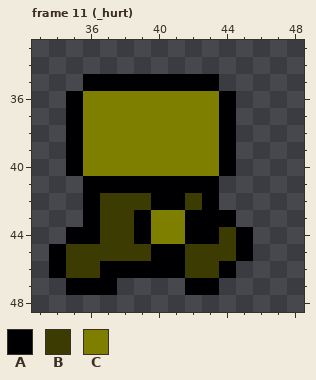
Two versions of one pixel-art file, assets/aseprite/fighter2.aseprite. This is how it looked before the edit.
80x80 pixels, 44 frames. Shown: frame 11 (_hurt): x 33..48, y 33..48.
Visible layers, top first: "Layer 3", "Layer 2", "Layer 1".
Palette (. is transparent): A #000003  B #3c3c02  C #7e7e01
Pixels before, frame 11 (_hurt), first column x 34:
35 ..AAAAAAAA..
36 .ACCCCCCCCA.
37 .ACCCCCCCCA.
38 .ACCCCCCCCA.
39 .ACCCCCCCCA.
40 .ACCCCCCCCA.
41 ..AAAAAAAA..
42 ..ABBBAABA..
43 ..ABBACCAAA.
44 .AABBACCAABA
45 ABBBBBAABBBA
46 ABBAAAAABBA.
47 .AAA....AA..
The result:
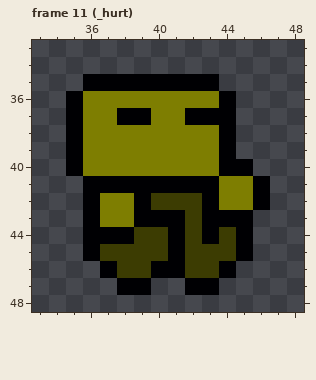
Difference:
Frame 11 (_hurt), layers "Layer 3", "Layer 2":
Colour A now appears in row 40 at x 45; in rows 41 to 42 at x 46; in row 43 at x 45; in row 47 at x 38 to 39.
The author changed colour B to colour A in row 42 at x 39; in row 44 at x 37 to 38; in row 45 at x 36.
The author changed colour C to colour A in row 37 at x 38 to 39 and 42 to 43; in row 43 at x 40 to 41; in row 44 at x 41.
The author changed colour A to colour B in row 42 at x 40 to 41; in row 43 at x 42; in row 44 at x 39 and 42; in row 45 at x 40; in row 46 at x 38 to 39.
The author changed colour C to colour B in row 44 at x 40.
Colour C now appears in rows 41 to 42 at x 44 to 45.
The author changed colour B to colour C in rows 42 to 43 at x 37 to 38.
Colour A is removed in row 44 at x 35; in rows 45 to 46 at x 34; in row 47 at x 35 to 37.
Colour B is removed in row 45 at x 35; in row 46 at x 35 to 36.
Changed places in both pictures, as pixel boxes (x1, y1, x2, y2):
changed: (49, 108, 270, 295)
